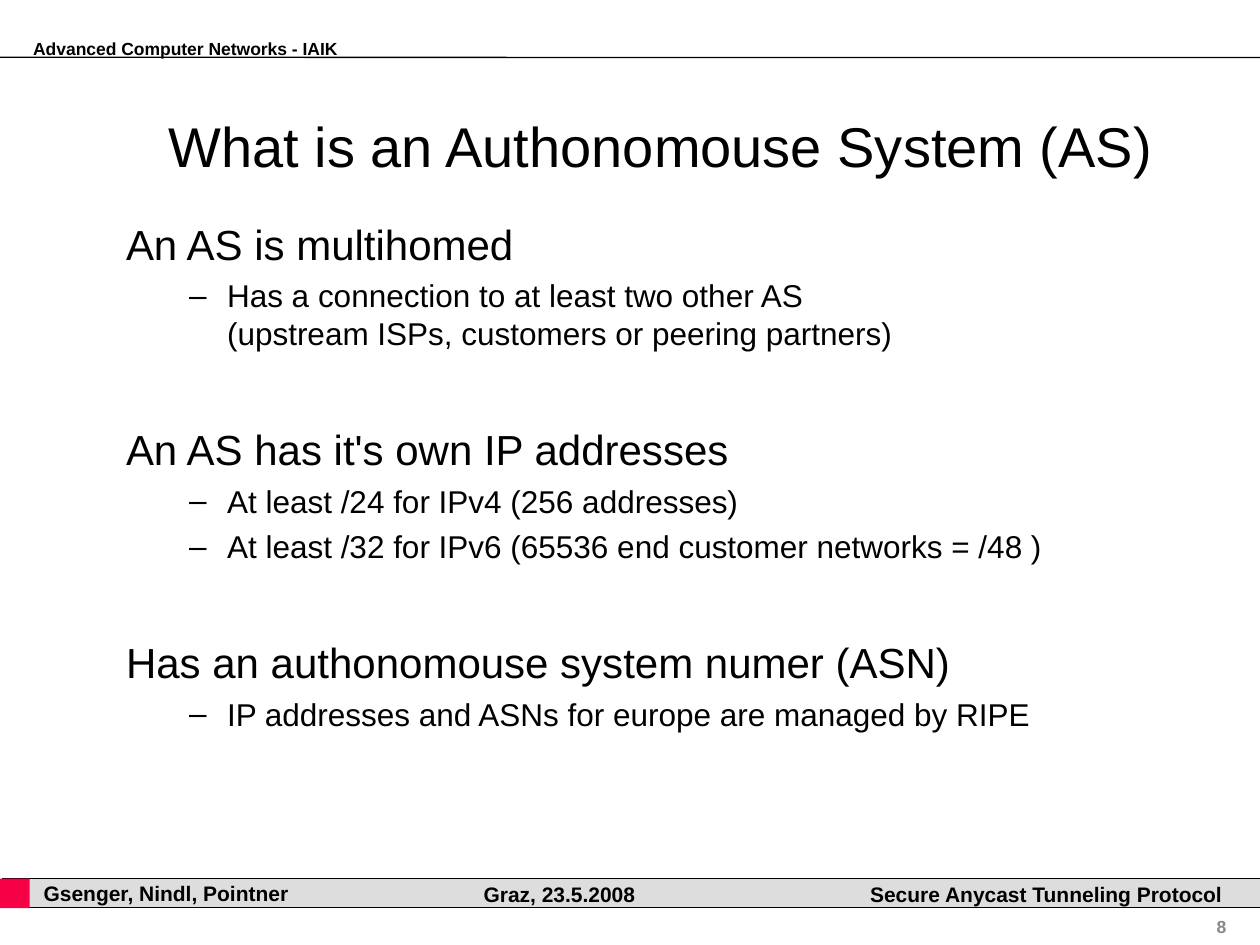
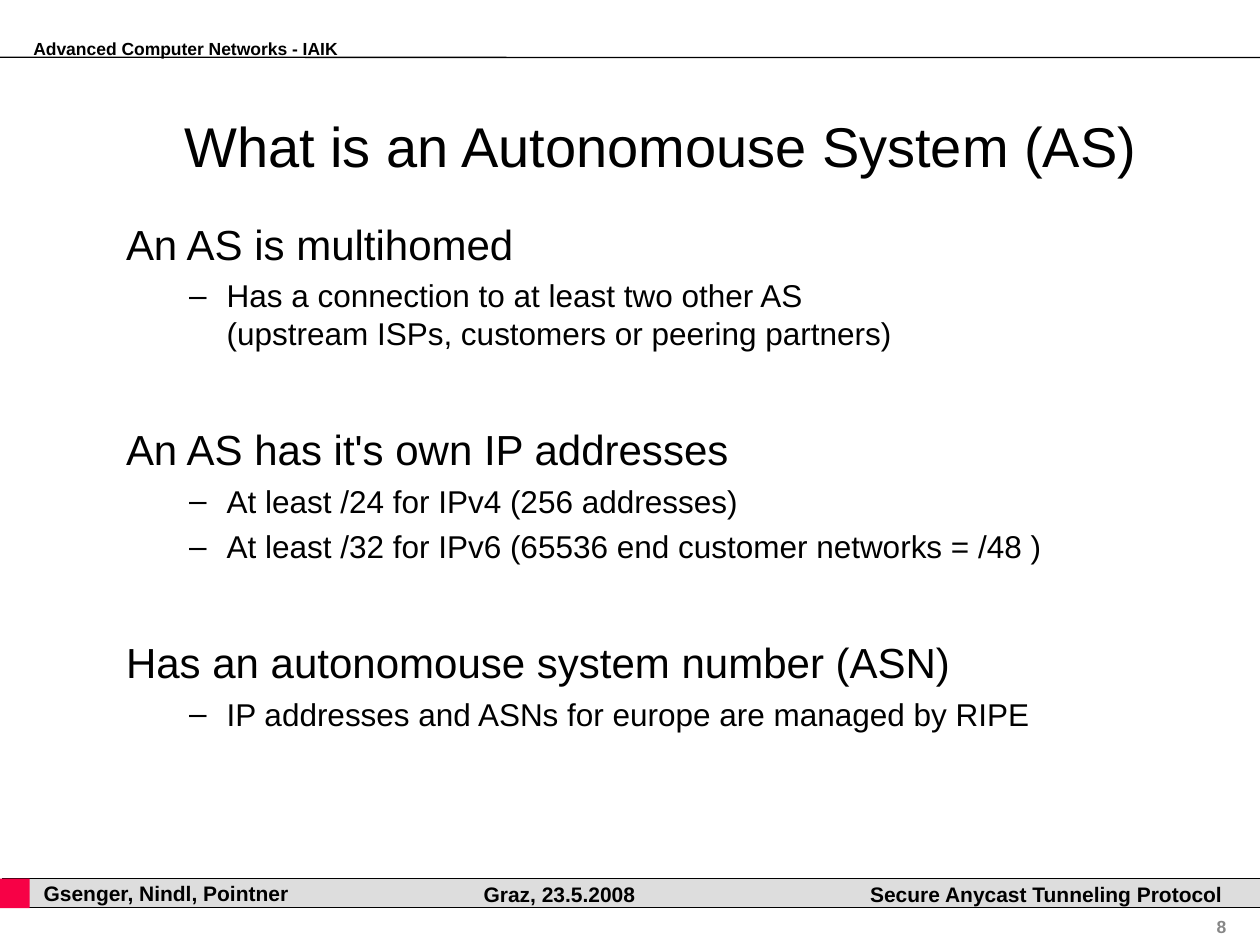
Before and after one commit to pyhedgehog/anytun, a slide deck: slide 8 of papers/acn.ppt. Drawn at 1260x945 pixels with LibreOffice and Linux fonts; fonts in the diff are those of the drawing; background and template pictures are left out. Boxes give left, top, right and bottom in pixels: in the first picture for what was removed or moved away, otherwise in the second. Text is boxed around its words. In the diff, an @@ line names an element or a change of style, - is before the commit and + after.

```diff
--- a/papers/acn.ppt
+++ b/papers/acn.ppt
@@ title at [184, 126, 1136, 177]: text changed @@
-What is an Authonomouse System (AS)
+What is an Autonomouse System (AS)
@@ text at [126, 647, 950, 687]: text changed @@
-Has an authonomouse system numer (ASN)
+Has an autonomouse system number (ASN)
```
Also in this commit, not shown: 7 other slides changed, 10 slides added.
